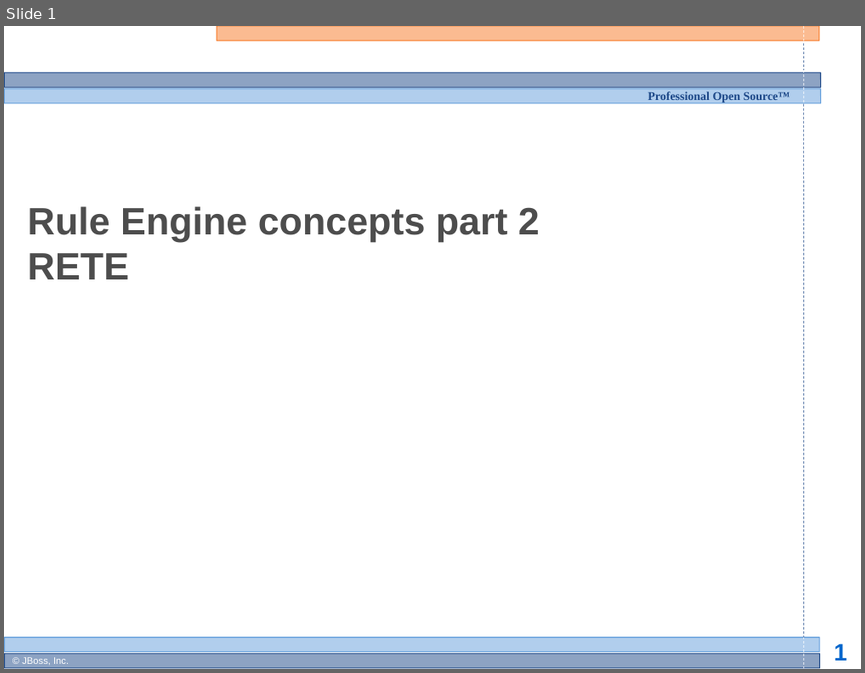
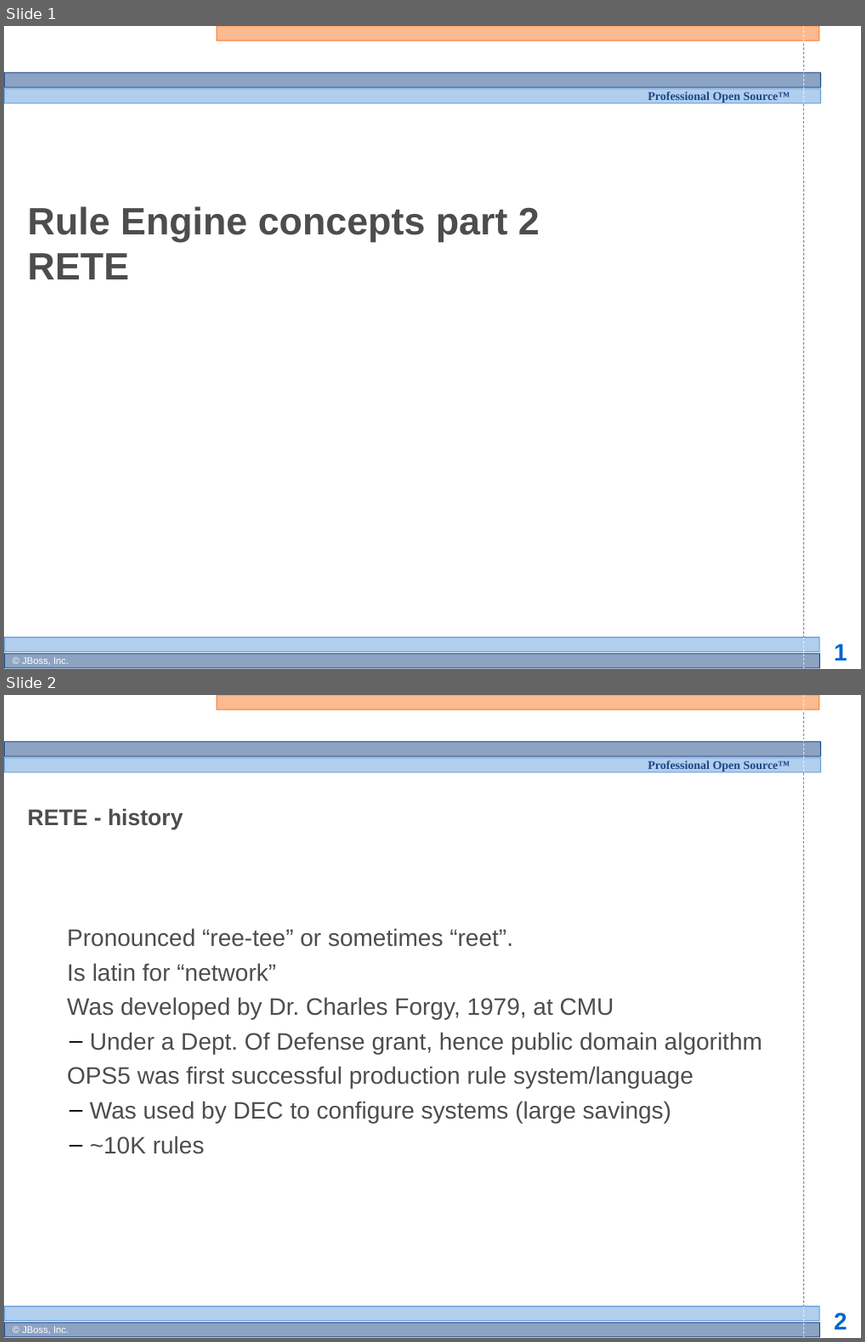
Before and after one commit to bobmcwhirter/drools, a slide deck: documentation/training/developers-course/Module 4 - Rule Engine Concepts 2.odp. Shown one above the other, each under a label of ours: slide 1 before the commit, slides 1 and 2 after it. The pictures are 865x673 and 865x1342 pixels, drawn with LibreOffice and Linux fonts; fonts in the diff are those of the drawing; background and template pictures are left out. Boxes give left, top, right and bottom in pixels: in the first picture for what was removed or moved away, otherwise in the second. Text is boxed around its words. In the diff, an @@ line names an element or a change of style, - is before the commit and + after.

```diff
--- a/documentation/training/developers-course/Module 4 - Rule Engine Concepts 2.odp
+++ b/documentation/training/developers-course/Module 4 - Rule Engine Concepts 2.odp
@@ slide 2 added at box(4, 695, 861, 1338), background #FFFFFF; not listed: 13 template elements that a slide beside it also shows @@
@@ title added at box(28, 808, 182, 829), 19 pt, text #4D4D4D, bold @@
+RETE - history
@@ subtitle added at box(67, 928, 762, 1154), 20 pt, text #4D4D4D @@
+  Pronounced “ree-tee” or sometimes “reet”.
+  Is latin for “network”
+  Was developed by Dr. Charles Forgy, 1979, at CMU
+  – Under a Dept. Of Defense grant, hence public domain algorithm
+  OPS5 was first successful production rule system/language
+  – Was used by DEC to configure systems (large savings)
+  – ~10K rules
```
Also in this commit, not shown: 3 other slides added, 1 slide removed.
